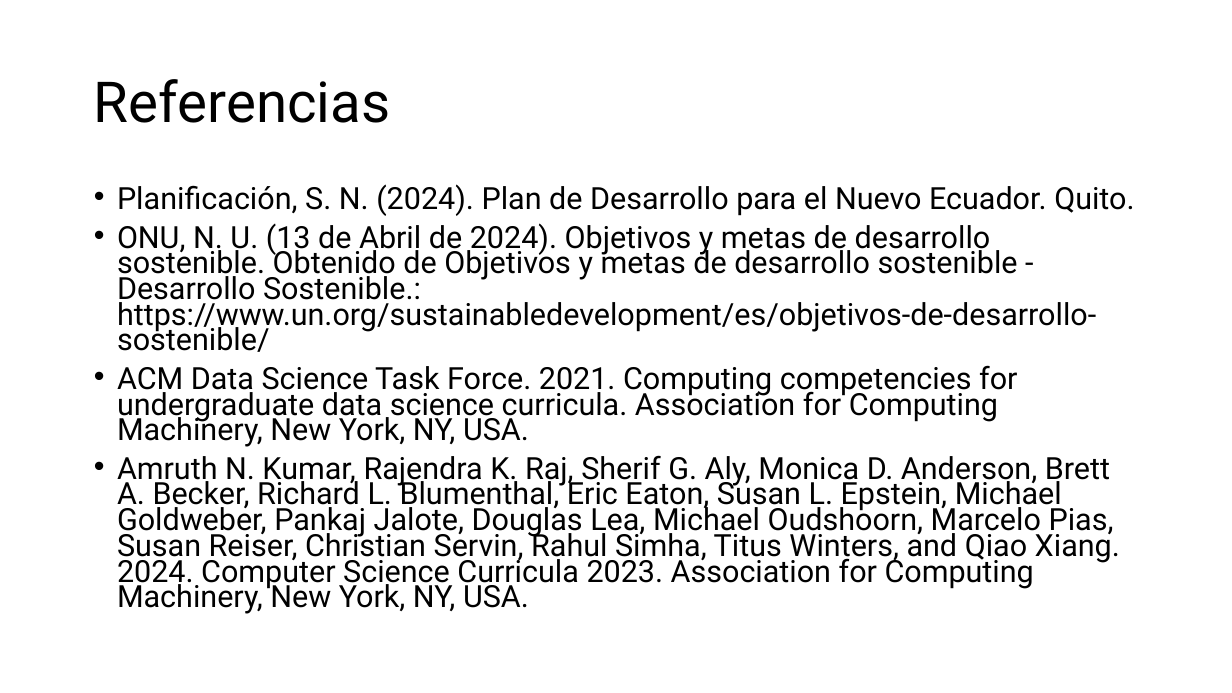
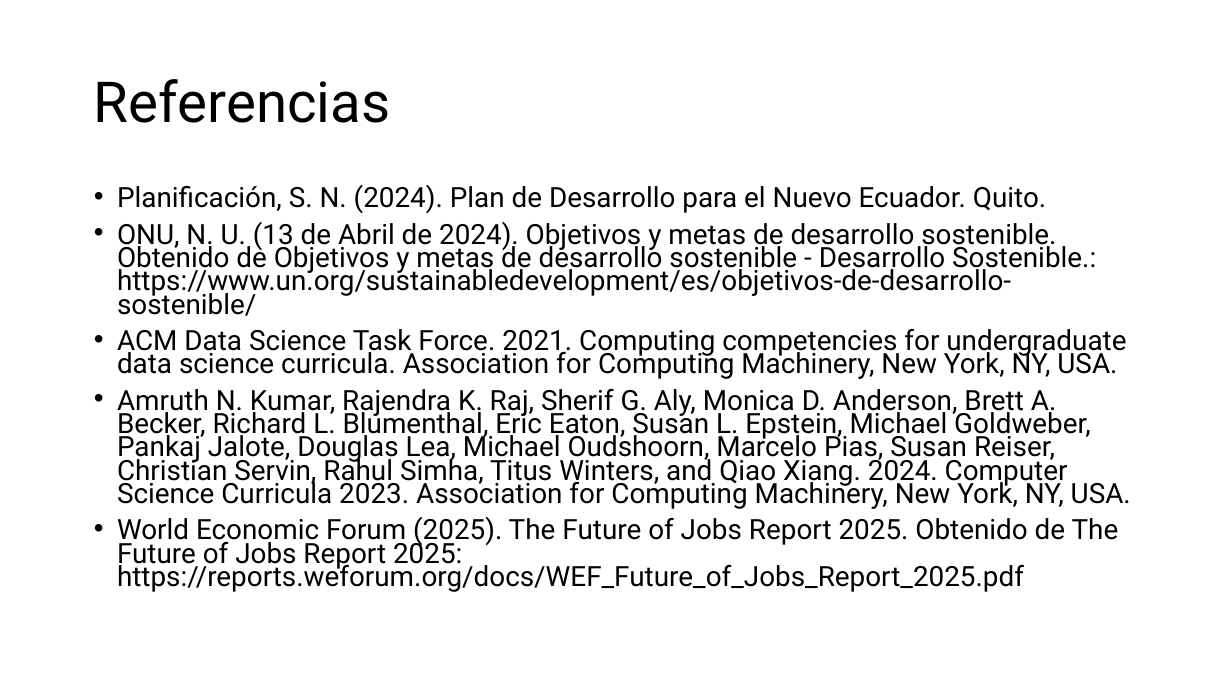
Before and after one commit to aavendan/cdia, a slide deck: slide 5 of 03 Presentación.pptx. Drawn at 1232x693 pixels with LibreOffice and Linux fonts; fonts in the diff are those of the drawing. Boxes give left, top, right and bottom in pixels: in the first picture for what was removed or moved away, otherwise in the second. Text is boxed around its words. In the diff, an @@ line names an element or a change of style, - is before the commit and + after.

```diff
--- a/03 Presentación.pptx
+++ b/03 Presentación.pptx
@@ text at bbox=[117, 185, 1131, 509]: size 23.8 to 21.7 pt in "Planificación, S. N. (2024). Plan de Desarrollo ...", "ONU, N. U. (13 de Abril de ...", "ACM Data Science Task Force. 2021. Computing ...", "Amruth N. Kumar, Rajendra K. Raj, Sherif ..." @@
@@ text at bbox=[117, 517, 1119, 592]: paragraph added @@
+• World Economic Forum (2025). The Future of Jobs Report 2025. Obtenido de The Future of Jobs Report 2025: https://reports.weforum.org/docs/WEF_Future_of_Jobs_Report_2025.pdf
```
Also in this commit, not shown: 2 other slides changed, 2 other files.
